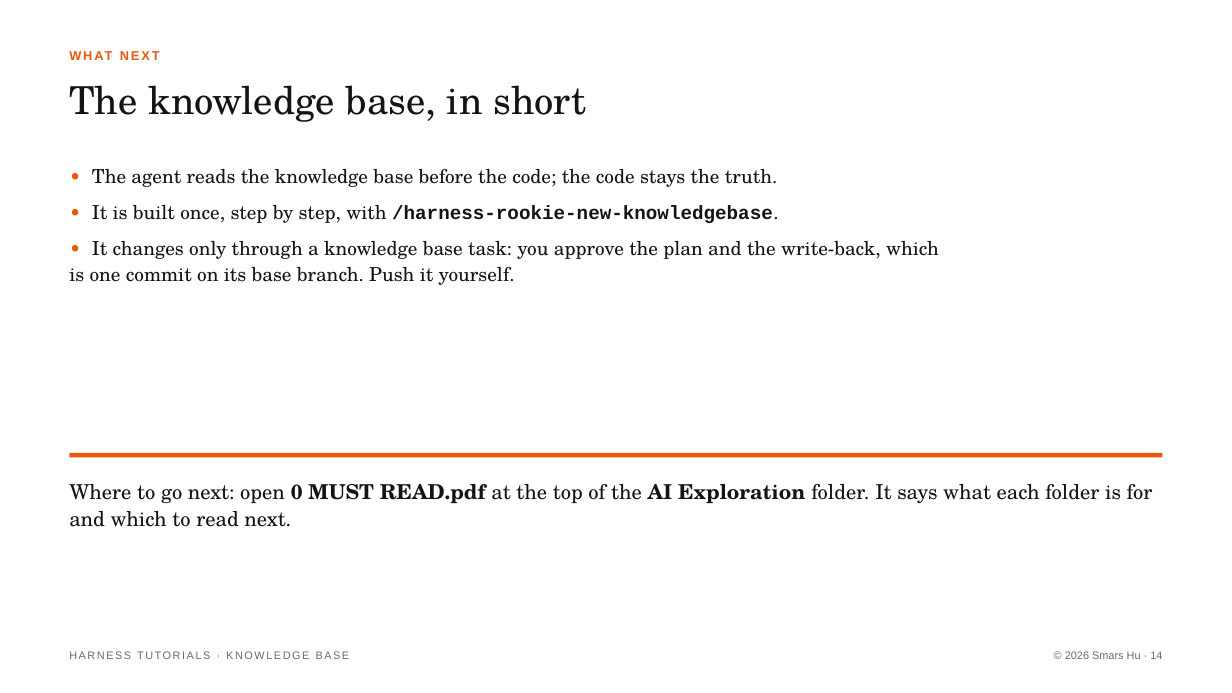
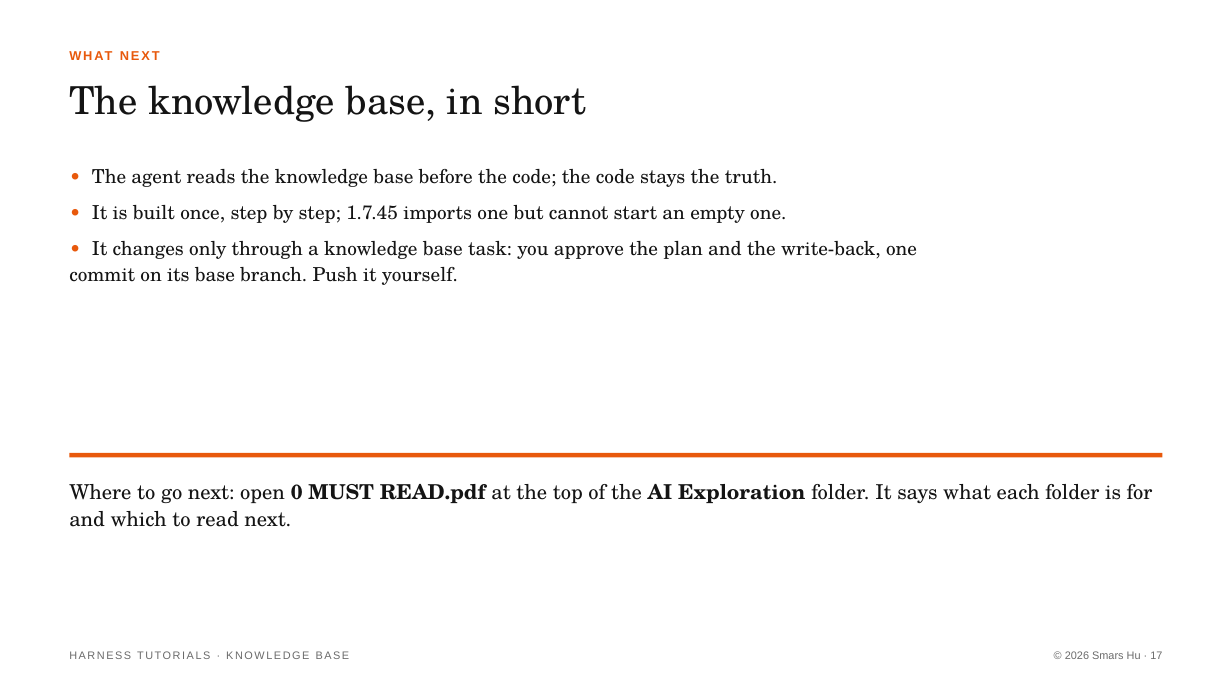
Before and after one commit to Smars-Bin-Hu/ai-exploration, a slide deck: slide 17 of source/tutorials/6_kb.pptx (slide 14 before the commit). Drawn at 1232x693 pixels with LibreOffice and Linux fonts; fonts in the diff are those of the drawing. Boxes give left, top, right and bottom in pixels: in the first picture for what was removed or moved away, otherwise in the second. Text is boxed around its words. In the diff, an @@ line names an element or a change of style, - is before the commit and + after.

```diff
--- a/source/tutorials/6_kb.pptx
+++ b/source/tutorials/6_kb.pptx
@@ text at (x1=69, y1=205, x2=917, y2=285): text changed @@
-• It is built once, step by step, with /harness-rookie-new-knowledgebase.
-• It changes only through a knowledge base task: you approve the plan and the write-back, which is one commit on its base branch. Push it yourself.
+• It is built once, step by step; 1.7.45 imports one but cannot start an empty one.
+• It changes only through a knowledge base task: you approve the plan and the write-back, one commit on its base branch. Push it yourself.
@@ text at (x1=1065, y1=651, x2=1162, y2=659): text changed @@
-© 2026 Smars Hu · 14
+© 2026 Smars Hu · 17
```
Also in this commit, not shown: 6 other slides changed, 10 slides added, 7 slides removed, 15 other files.
